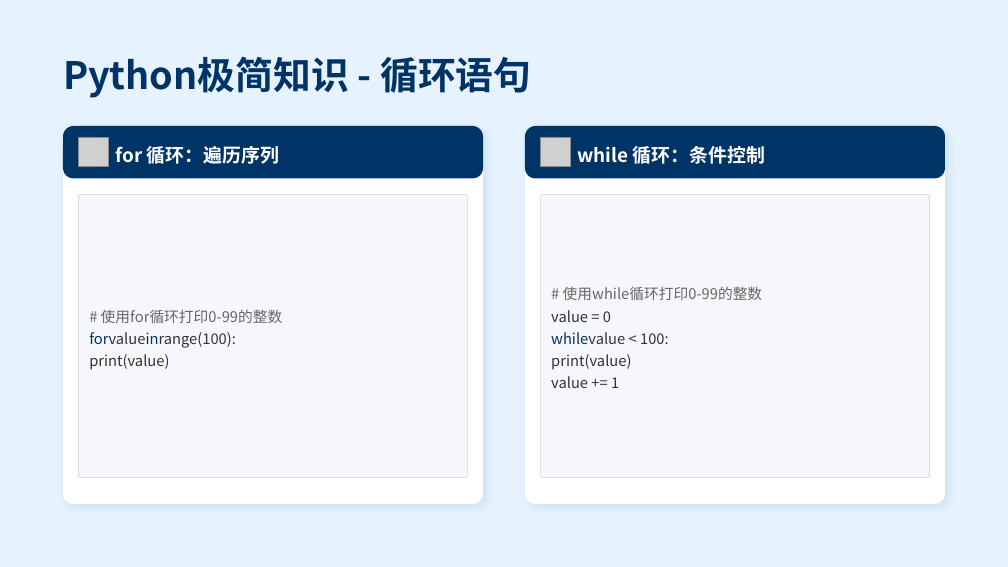
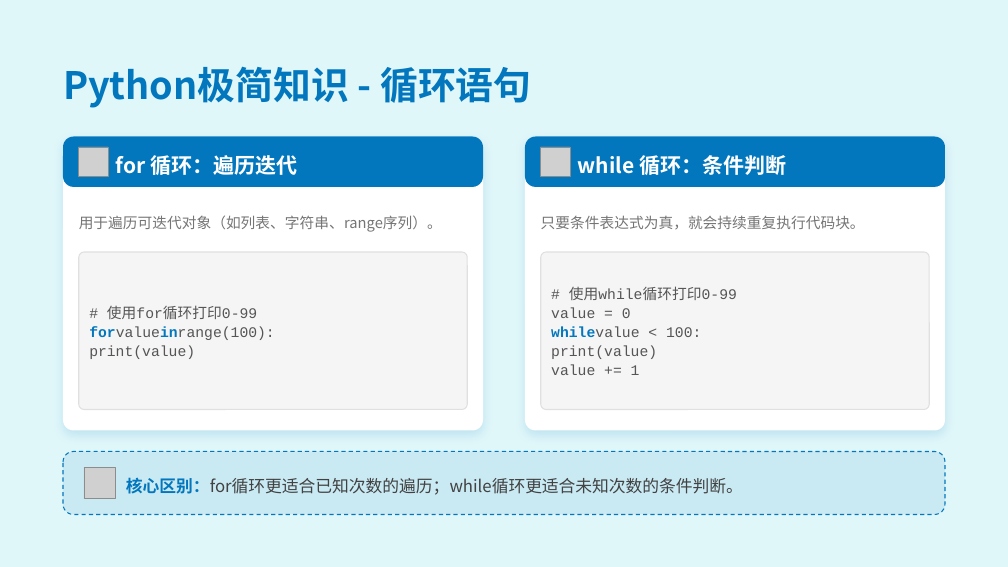
Before and after one commit to Soyoger/Python-LLM-Learning, a slide deck: slide 13 of Chapter02/大语言模型开发基础教学PPT.pptx. Drawn at 1008x567 pixels with LibreOffice and Linux fonts; fonts in the diff are those of the drawing; grey boxes stand for pictures. Boxes give left, top, right and bottom in pixels: in the first picture for what was removed or moved away, otherwise in the second. Text is boxed around its words. In the diff, an @@ line names an element or a change of style, - is before the commit and + after.

```diff
--- a/Chapter02/大语言模型开发基础教学PPT.pptx
+++ b/Chapter02/大语言模型开发基础教学PPT.pptx
@@ background #E6F3FF to #E0F7FA @@
@@ text "Python极简知识 - 循环语句" at (63, 66, 531, 108): text colour #003366 to #0277BD @@
@@ rounded rectangle: place and size @@
-rounded rectangle at (63, 126, 483, 504)
+rounded rectangle at (63, 137, 483, 431)
@@ rounded rectangle at (63, 137, 483, 431): shadow changed; proportions changed @@
@@ rounded rectangle at (63, 137, 483, 188): fill #003366 to #0277BD; proportions changed @@
@@ rounded rectangle at (525, 137, 945, 431): shadow changed; proportions changed @@
@@ rounded rectangle at (525, 137, 945, 188): fill #003366 to #0277BD; proportions changed @@
@@ rounded rectangle: place and size @@
-rounded rectangle at (525, 126, 945, 504)
+rounded rectangle at (525, 137, 945, 431)
@@ 2 rounded rectangles, 2 pictures, 1 text: place and size @@
-2 rounded rectangles, 2 pictures, 1 text at (63, 56, 945, 178)
+2 rounded rectangles, 2 pictures, 1 text at (63, 66, 945, 188)
@@ text at (115, 155, 297, 175): text changed; size 18 to 20 pt @@
-for 循环：遍历序列
+for 循环：遍历迭代
@@ text at (577, 155, 786, 175): text changed; size 18 to 20 pt @@
-while 循环：条件控制
+while 循环：条件判断
@@ text added at (79, 215, 442, 232), 14 pt, text #757575 @@
+用于遍历可迭代对象（如列表、字符串、range序列）。
@@ text added at (541, 215, 865, 229), 14 pt, text #757575 @@
+只要条件表达式为真，就会持续重复执行代码块。
@@ rounded rectangle: place and size @@
-rounded rectangle at (79, 194, 467, 478)
+rounded rectangle at (79, 252, 467, 409)
@@ rounded rectangle at (79, 252, 467, 409): fill #F5F7FA to #F5F5F5; outline #DCE0E5 1 pt to #E0E0E0 1 pt; proportions changed @@
@@ rounded rectangle at (541, 252, 929, 409): fill #F5F7FA to #F5F5F5; outline #DCE0E5 1 pt to #E0E0E0 1 pt; proportions changed @@
@@ rounded rectangle: place and size @@
-rounded rectangle at (541, 194, 929, 478)
+rounded rectangle at (541, 252, 929, 409)
@@ text at (569, 286, 737, 300): text changed; font Noto Sans CJK SC to Courier New; text colour #666666 to #555555 @@
-# 使用while循环打印0-99的整数
+# 使用while循环打印0-99
@@ text at (89, 326, 275, 359): font Noto Sans CJK SC to Courier New, text colour #333333 to #555555 in "forvalueinrange(100):", "print(value)"; text colour #003366 to #0277BD, bold on in "forvalueinrange(100):"; line spacing 1.25 to 1.08 @@
@@ text at (107, 305, 257, 319): text changed; font Noto Sans CJK SC to Courier New; text colour #666666 to #555555 @@
-# 使用for循环打印0-99的整数
+# 使用for循环打印0-99
@@ text at (551, 307, 701, 375): font Noto Sans CJK SC to Courier New, text colour #333333 to #555555 in "value = 0", "whilevalue < 100:", "print(value)", "value += 1"; text colour #003366 to #0277BD, bold on in "whilevalue"; line spacing 1.25 to 1.08 @@
@@ rounded rectangle added at (63, 451, 945, 514), fill #0277BD at 10% opacity, outline #0277BD 1 pt dashed @@
@@ picture added at (84, 467, 116, 499) @@
@@ text added at (126, 477, 743, 495), 16 pt, text #424242 @@
+核心区别：for循环更适合已知次数的遍历；while循环更适合未知次数的条件判断。
```
Also in this commit, not shown: 4 other slides changed, 36 slides added, 45 slides removed, 8 other files.
